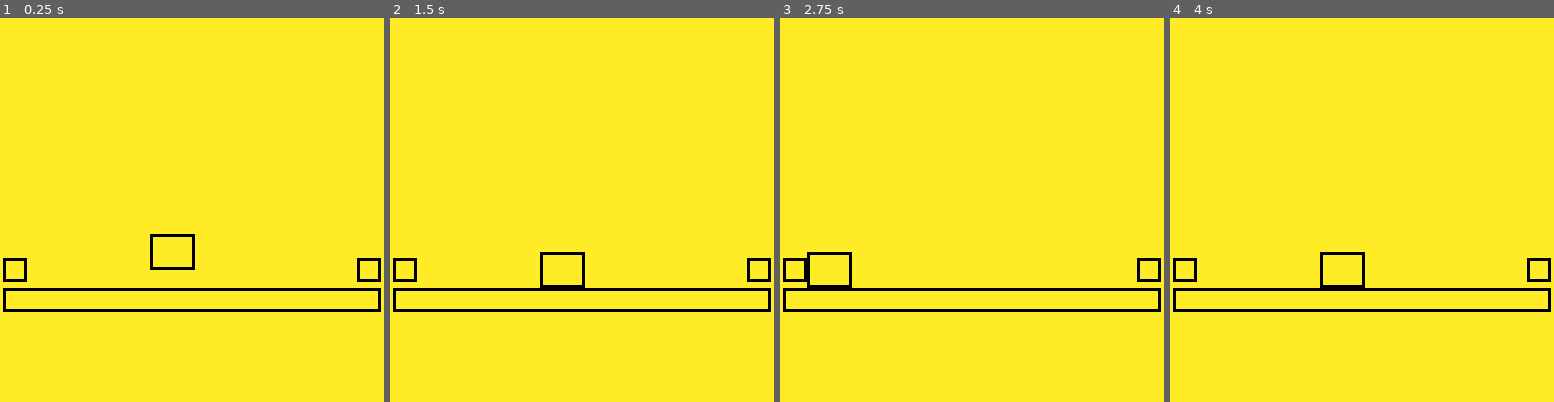
Above: before the commit, frames 1-4 (left to right).
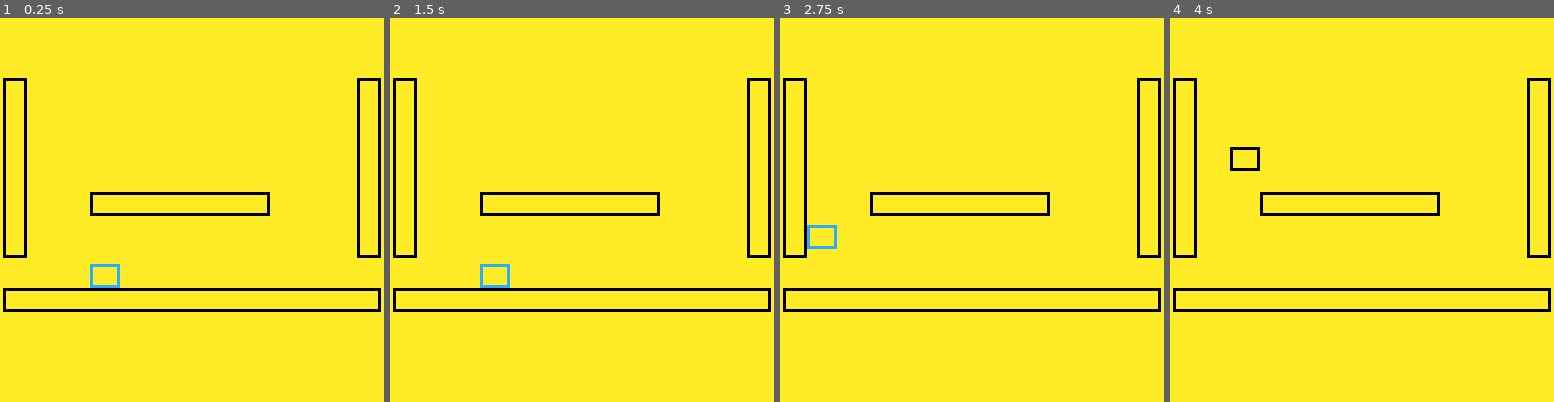
Above: after the commit, the same moments.

Repository: aylanonsense/agab
Game: PICO-8 cartridge cart.p8
The game is run twice, just before and just after one commit, with the same random seed, the same clock (stepped at 60 frames per second) and the same inputs.
Inputs:
- Up to frame 1 (0.25 s): no input
- Up to frame 2 (1.5 s): tap O (Z key) at 0.33, 0.7, 1.43 s; tap X (X key) at 1.07 s
- Up to frame 3 (2.75 s): hold Left 1.97-2.37 s; tap X (X key) at 2.07, 2.4, 2.73 s; tap O (Z key) at 2.22 s; hold Down from 2.42 s (still down)
- Up to frame 4 (4 s): release Down at 2.82 s; hold Right 2.87-3.53 s; tap X (X key) at 3.07, 3.4, 3.73 s; tap O (Z key) at 3.1, 3.98 s; hold Up from 3.58 s (still down)

The runs differ from the first frame. In frame 1, 3.3% of the frame differs, in the area x 0-100%, y 15-71%; in frame 2, 3.3%; in frame 3, 3.3%; in frame 4, 3.3%.

Commit message:
Better slimey physics

Diff:
--- a/cart.p8
+++ b/cart.p8
@@ -17,66 +17,169 @@
 -- a dictionary of entity classes that can be spawned via spawn_entity
 local entity_classes={
 	slime={
-		width=15,
-		height=12,
+		width=10,
+		height=8,
 		collision_channel=1, -- blocks
-		leap_dir=nil,
+		collision_indent=2,
+		input_buffer_amount=3,
+		jump_dir=nil,
+		jump_vx=nil,
+		jump_vy=nil,
 		stuck_dir=nil,
 		stuck_platform=nil,
-		sliding_platform=nil,
+		has_double_jump=false,
+		jumpable_surface=nil,
+		jumpable_surface_dir=nil,
+		jumpable_surface_buffer_frames=0,
+		jump_disabled_frames=0,
+		stick_disabled_frames=0,
+		-- sliding_platform=nil,
+		init=function(self)
+			-- initialize object to keep track of inputs
+			self.buffered_presses={}
+			local i
+			for i=0,5 do
+				self.buffered_presses[i]=0
+			end
+		end,
 		update=function(self)
-			-- leap left
-			if (button_presses[0] and self.stuck_platform and self.stuck_dir!="left") or (buttons[0] and self.sliding_platform and self.leap_dir!="left") then
-				self:stick(self.sliding_platform or self.stuck_platform)
-				self:leap("left")
-			end
-			-- leap right
-			if (button_presses[1] and self.stuck_platform and self.stuck_dir!="right") or (buttons[1] and self.sliding_platform and self.leap_dir!="right") then
-				self:stick(self.sliding_platform or self.stuck_platform)
-				self:leap("right")
-			end
+			if decrement_counter_prop(self,"jumpable_surface_buffer_frames") then
+				self.jumpable_surface=nil
+				self.jumpable_surface_dir=nil
+			end
+			decrement_counter_prop(self,"jump_disabled_frames")
+			decrement_counter_prop(self,"stick_disabled_frames")
+			-- keep track of inputs
+			local i
+			for i=0,5 do
+				self.buffered_presses[i]=decrement_counter(self.buffered_presses[i])
+				if button_presses[i] then
+					self.buffered_presses[i]=self.input_buffer_amount
+				end
+			end
+			-- gravity accelerates the slime downwards
+			if not self.stuck_platform then
+				self.vy+=0.25
+			end
+			-- check for jumps
+			if self.jump_disabled_frames<=0 and (self.jumpable_surface_buffer_frames>0 or self.has_double_jump) then
+				-- slide down right surface
+				if buttons[1] and self.stuck_dir=="right" then
+					self.buffered_presses[1]=0
+					self.jump_dir="right"
+					self:unstick()
+				-- slide down left surface
+				elseif buttons[0] and self.stuck_dir=="left" then
+					self.buffered_presses[0]=0
+					self.jump_dir="left"
+					self:unstick()
+				-- let go of top surface
+				elseif self.buffered_presses[2]>0 and self.stuck_dir=="up" then
+					self.buffered_presses[2]=0
+					self.jump_dir="up"
+					self:unstick()
+				-- jump right
+				elseif self.buffered_presses[1]>0 and self.stuck_dir!="right" then
+					self.buffered_presses[1]=0
+					self:jump("right")
+				-- jump left
+				elseif self.buffered_presses[0]>0 and self.stuck_dir!="left" then
+					self.buffered_presses[0]=0
+					self:jump("left")
+				-- jump up
+				elseif self.buffered_presses[2]>0 then
+					self.buffered_presses[2]=0
+					self:jump("up")
+				end
+			end
+			-- apply the velocity
+			self.slide_platform=nil
+			self.collision_padding=ternary(self.stick_disabled_frames>0,0,0.5)
+			self:apply_velocity()
+		end,
+		draw=function(self)
 			if self.stuck_platform then
-				self.vx=self.stuck_platform.vx
-				self.vy=self.stuck_platform.vy
+				self:draw_outline(12)
+			elseif self.jumpable_surface_buffer_frames>0 then
+				self:draw_outline(11)
 			else
-				-- apply gravity
-				self.vy+=0.25
-				if self.sliding_platform then
-					self.vx*=0.95 -- todo slide based on platform's velocity
-				end
-			end
-			-- apply the velocity
-			self.sliding_platform=nil
-			self:apply_velocity()
-		end,
-		draw=function(self)
-			self:draw_outline(0)
-			-- print(self.stuck_dir,self.x+0.5,self.y-5.5,0)
+				self:draw_outline(0)
+			end
 		end,
 		on_collide=function(self,dir,other)
 			self:handle_collision(dir,other)
+			-- slide across the platform
+			if self.stick_disabled_frames>0 or (self.jump_dir=="left" and buttons[0]) or (self.jump_dir=="right" and buttons[1]) or (self.jump_dir=="up" and buttons[2] and dir!="up") then
+				self:slide(other,dir)
+				-- todo otherwise update jump_vx and jump_vy
 			-- stick to the platform
-			if not self.leap_dir or dir=="left" or dir=="right" or (self.leap_dir=="left" and not buttons[0]) or (self.leap_dir=="right" and not buttons[1]) then
+			else
 				self:stick(other,dir)
-			elseif dir=="down" then
-				self.sliding_platform=other
-				-- self.leap_dir=nil
+			end
+		end,
+		slide=function(self,platform,dir)
+			if dir=="down" then
+				self.has_double_jump=true
+				self:set_jumpable_surface(platform,dir)
 			end
 		end,
 		stick=function(self,platform,dir)
-			self.leap_dir=nil
+			self.jump_dir=nil
+			self.has_double_jump=true
+			self:set_jumpable_surface(platform,dir)
+			self.jump_disabled_frames=0
 			self.stuck_dir=dir
 			self.stuck_platform=platform
 			self.vx=platform.vx
 			self.vy=platform.vy
 		end,
-		leap=function(self,dir)
-			self.vx+=ternary(dir=="left",-2,2)
-			self.vy-=3
-			self.leap_dir=dir
+		unstick=function(self)
 			self.stuck_dir=nil
 			self.stuck_platform=nil
-			self.sliding_platform=nil
+			self.jumpable_surface=nil
+			self.jumpable_surface_dir=nil
+			self.jumpable_surface_buffer_frames=0
+			self.stick_disabled_frames=2
+		end,
+		jump=function(self,dir)
+			-- jump off of a surface
+			if self.jumpable_surface_buffer_frames>0 then
+				-- stick to it momentarily (in case we were sliding)
+				self:stick(self.jumpable_surface,self.jumpable_surface_dir)
+				-- then jump off of it
+				self.jump_vx=self.vx
+				self.jump_vy=self.vy
+			-- exhaust double jump to jump in mid-air
+			else
+				self.has_double_jump=false
+			end
+			self.jump_dir=dir
+			self.jump_disabled_frames=3
+			-- change velocity
+			if dir=="left" then
+				self.vx=self.jump_vx-2
+				self.vy=self.jump_vy-2.5
+			elseif dir=="right" then
+				self.vx=self.jump_vx+2
+				self.vy=self.jump_vy-2.5
+			elseif dir=="up" then
+				self.vx=self.jump_vx
+				if self.stuck_dir=="left" then
+					self.vx+=0.5
+				elseif self.stuck_dir=="right" then
+					self.vx-=0.5
+				end
+				self.vy=self.jump_vy-3.5
+			end
+			-- and the slime is no longer stuck to any platforms
+			if self.jumpable_surface_buffer_frames>0 then
+				self:unstick()
+			end
+		end,
+		set_jumpable_surface=function(self,platform,dir)
+			self.jumpable_surface=platform
+			self.jumpable_surface_dir=dir
+			self.jumpable_surface_buffer_frames=3
 		end
 	},
 	block={
@@ -90,15 +193,17 @@
 function _init()
 	entities={}
 	-- spawn initial entities
-	spawn_entity("slime",50,65)
-	spawn_entity("block",1,80)
-	spawn_entity("block",119,80)
-	spawn_entity("block",1,90,{
-		width=126
-	})
-end
-
+	spawn_entity("slime",30,85)
+	spawn_entity("block",1,20,{ height=60 })
+	spawn_entity("block",119,20,{ height=60 })
+	spawn_entity("block",1,90,{ width=126 })
+	spawn_entity("block",30,58,{ width=60 })
+end
+
+-- local skip_frames=0
 function _update()
+	-- skip_frames+=1
+	-- if skip_frames%10>0 then return end
 	-- keep better track of button presses
 	--  (because btnp repeats presses when holding)
 	local i
@@ -135,16 +240,19 @@
 		vy=0,
 		width=8,
 		height=8,
-		physics_indent=1,
+		collision_indent=2,
+		collision_padding=0,
 		platform_channel=0,
 		collision_channel=0,
+		init=noop,
 		update=function(self)
 			self:apply_velocity()
 		end,
 		apply_velocity=function(self)
 			-- move in discrete steps
-			local max_move=self.physics_indent-0.1
-			local steps=max(1,max(abs(self.vx/max_move),abs(self.vy/max_move)))
+			local max_move_x=min(self.collision_indent,self.width-2*self.collision_indent)-0.1
+			local max_move_y=min(self.collision_indent,self.height-2*self.collision_indent)-0.1
+			local steps=max(1,ceil(max(abs(self.vx/max_move_x),abs(self.vy/max_move_y))))
 			local i
 			for i=1,steps do
 				-- apply velocity
@@ -206,6 +314,8 @@
 	end
 	-- add it to the list of entities
 	add(entities,entity)
+	-- initialize the entitiy
+	entity:init()
 	-- return the new entity
 	return entity
 end
@@ -222,16 +332,16 @@
 
 -- check to see if obj1 is colliding into obj2, and if so in which direction
 function objects_colliding(obj1,obj2)
-	local x1,y1,w1,h1,p1=obj1.x,obj1.y,obj1.width,obj1.height,obj1.physics_indent
-	local x2,y2,w2,h2,p2=obj2.x,obj2.y,obj2.width,obj2.height,obj2.physics_indent
+	local x1,y1,w1,h1,i,p=obj1.x,obj1.y,obj1.width,obj1.height,obj1.collision_indent,obj1.collision_padding
+	local x2,y2,w2,h2=obj2.x,obj2.y,obj2.width,obj2.height
 	-- check hitboxes
-	if rects_overlapping(x1+p1,y1+h1/2,w1-2*p1,h1/2,x2,y2,w2,h2) then
+	if rects_overlapping(x1+i,y1+h1/2,w1-2*i,h1/2+p,x2,y2,w2,h2) then
 		return "down"
-	elseif rects_overlapping(x1+w1/2,y1+p1,w1/2,h1-2*p1,x2,y2,w2,h2) then
+	elseif rects_overlapping(x1+w1/2,y1+i,w1/2+p,h1-2*i,x2,y2,w2,h2) then
 		return "right"
-	elseif rects_overlapping(x1,y1+p1,w1/2,h1-2*p1,x2,y2,w2,h2) then
+	elseif rects_overlapping(x1-p,y1+i,w1/2+p,h1-2*i,x2,y2,w2,h2) then
 		return "left"
-	elseif rects_overlapping(x1+p1,y1,w1-2*p1,h1/2,x2,y2,w2,h2) then
+	elseif rects_overlapping(x1+i,y1-p,w1-2*i,h1/2+p,x2,y2,w2,h2) then
 		return "up"
 	end
 end
@@ -240,3 +350,13 @@
 function ternary(condition,if_true,if_false)
 	return condition and if_true or if_false
 end
+
+function decrement_counter(n)
+	return max(0,n-1)
+end
+
+function decrement_counter_prop(obj,key)
+	local initial_value=obj[key]
+	obj[key]=decrement_counter(initial_value)
+	return initial_value<=1
+end
